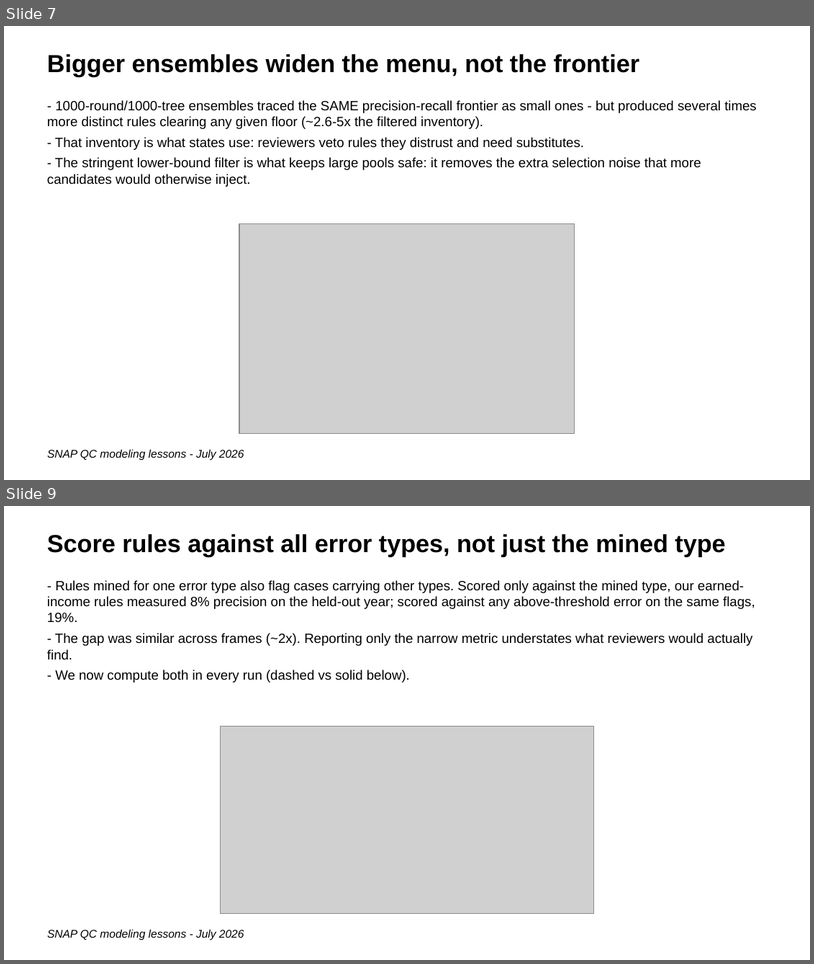
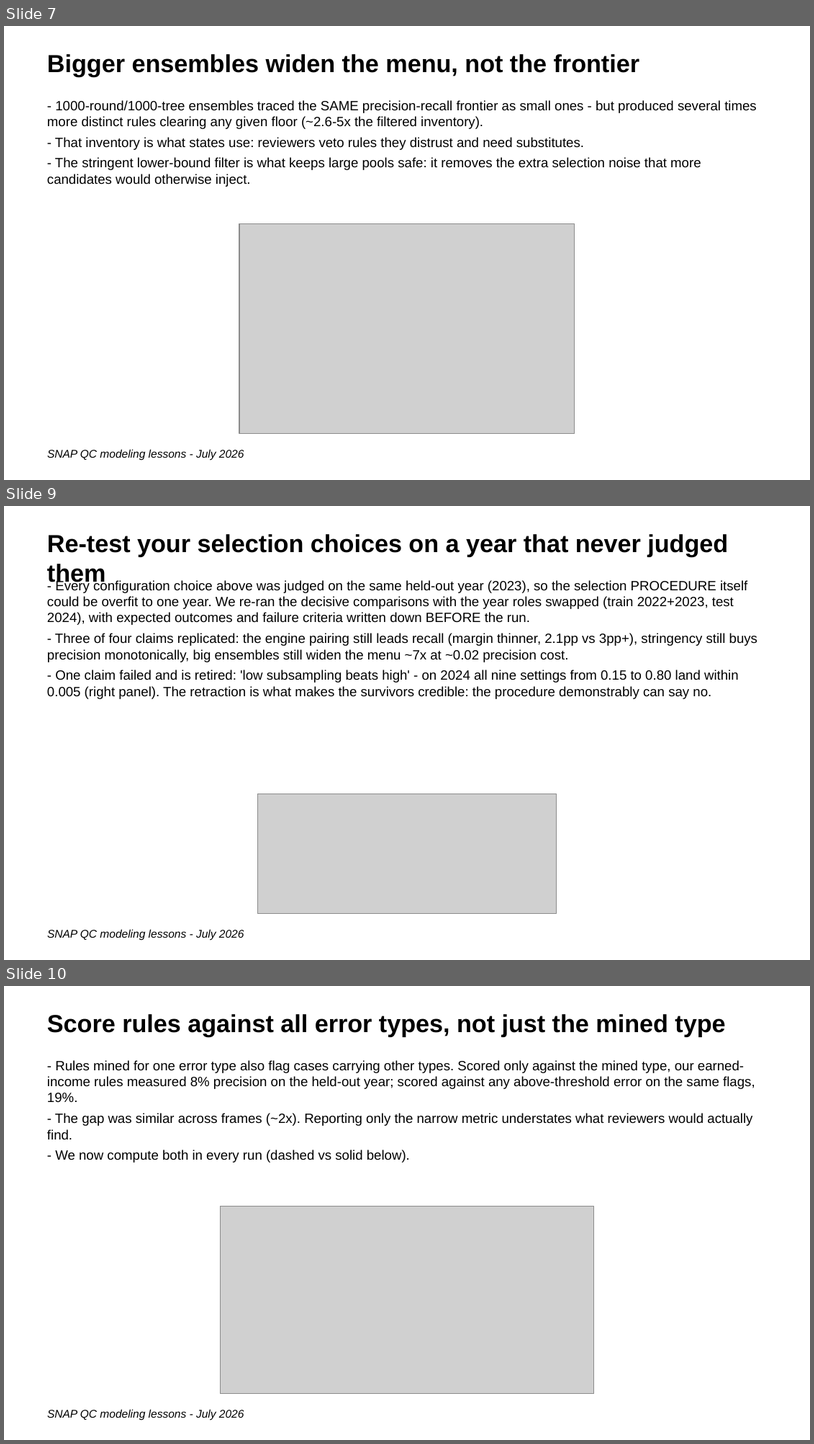
Before and after one commit to giannella/snap_qc, a slide deck: lessons_getting_more_signal_from_snap_qc_data.pptx. Shown one above the other, each under a label of ours: slides 7 and 9 before the commit, slides 7, 9 and 10 after it; the slides between them are not shown. The pictures are 814x964 and 814x1444 pixels, drawn with LibreOffice and Linux fonts; fonts in the diff are those of the drawing; grey boxes stand for pictures. Boxes give left, top, right and bottom in pixels: in the first picture for what was removed or moved away, otherwise in the second. Text is boxed around its words. In the diff, an @@ line names an element or a change of style, - is before the commit and + after.

```diff
--- a/lessons_getting_more_signal_from_snap_qc_data.pptx
+++ b/lessons_getting_more_signal_from_snap_qc_data.pptx
@@ slide 9 added at (x1=4, y1=506, x2=810, y2=960), background #FFFFFF @@
@@ text added at (x1=47, y1=534, x2=728, y2=586), 22 pt, text #000000, bold @@
+Re-test your selection choices on a year that never judged them
@@ text added at (x1=47, y1=579, x2=758, y2=699), 12 pt, text #000000 @@
+- Every configuration choice above was judged on the same held-out year (2023), so the selection PROCEDURE itself could be overfit to one year. We re-ran the decisive comparisons with the year roles swapped (train 2022+2023, test 2024), with expected outcomes and failure criteria written down BEFORE the run.
+- Three of four claims replicated: the engine pairing still leads recall (margin thinner, 2.1pp vs 3pp+), stringency still buys precision monotonically, big ensembles still widen the menu ~7x at ~0.02 precision cost.
+- One claim failed and is retired: 'low subsampling beats high' - on 2024 all nine settings from 0.15 to 0.80 land within 0.005 (right panel). The retraction is what makes the survivors credible: the procedure demonstrably can say no.
@@ picture added at (x1=258, y1=794, x2=556, y2=914) @@
@@ text added at (x1=47, y1=929, x2=244, y2=940), 10 pt, text #000000, italic @@
+SNAP QC modeling lessons - July 2026
@@ what was slide 9 is now slide 10 @@
```
Also in this commit, not shown: 1 slide changed, 9 other files.
